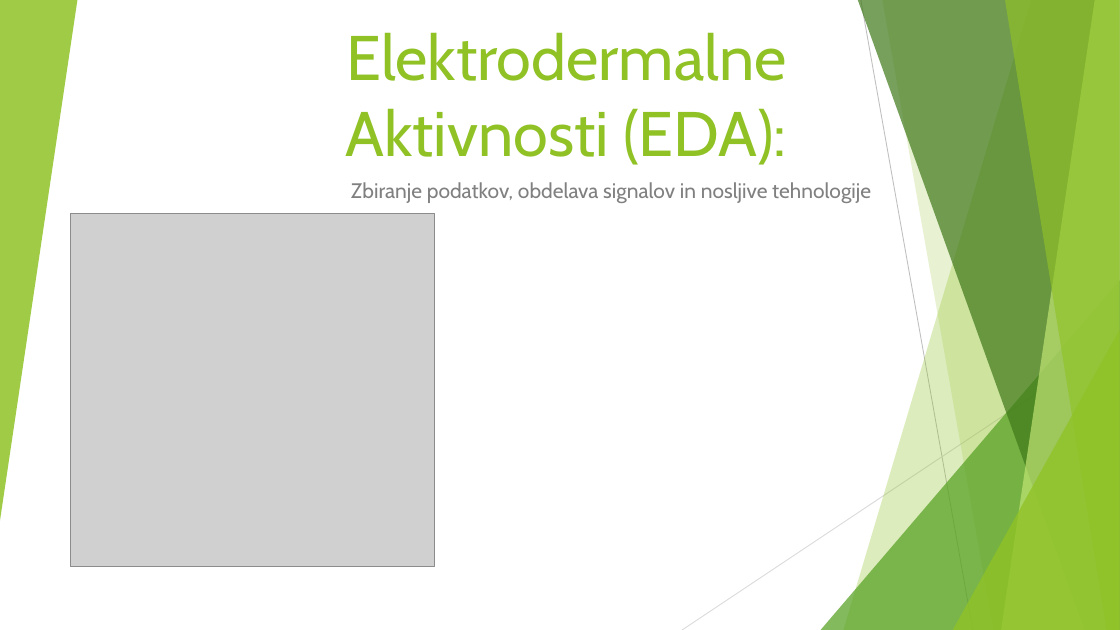
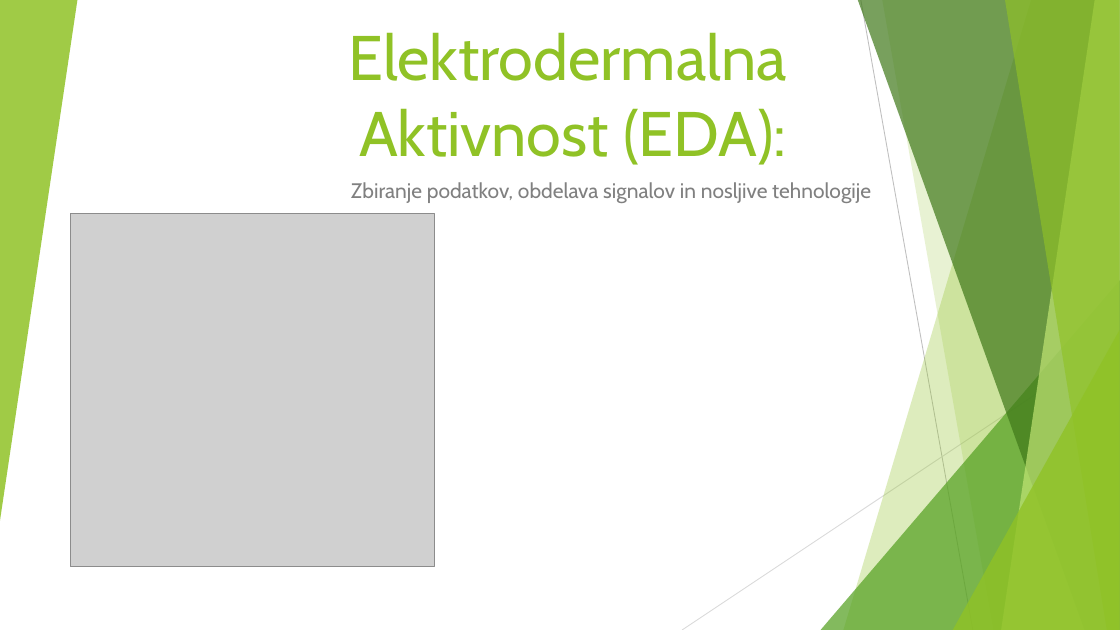
Before and after one commit to monsterfon/machine-learning-for-recommender-systems, a slide deck: slide 1 of seminar/Elektrodermalne aktivnosti (EDA)5min.pptx. Drawn at 1120x630 pixels with LibreOffice and Linux fonts; fonts in the diff are those of the drawing; grey boxes stand for pictures. Boxes give left, top, right and bottom in pixels: in the first picture for what was removed or moved away, otherwise in the second. Text is boxed around its words. In the diff, an @@ line names an element or a change of style, - is before the commit and + after.

```diff
--- a/seminar/Elektrodermalne aktivnosti (EDA)5min.pptx
+++ b/seminar/Elektrodermalne aktivnosti (EDA)5min.pptx
@@ title at [348, 32, 787, 165]: text changed @@
-Elektrodermalne Aktivnosti (EDA):
+Elektrodermalna Aktivnost (EDA):
```
Also in this commit, not shown: 1 other slide changed, 56 other files.
